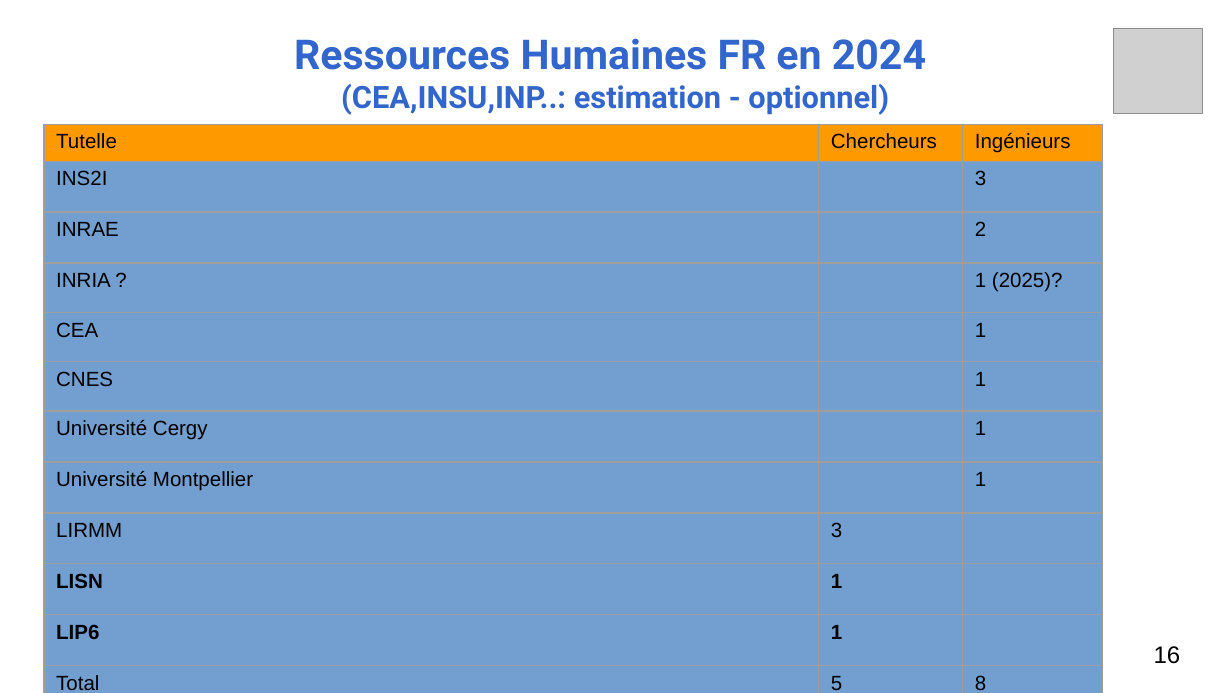
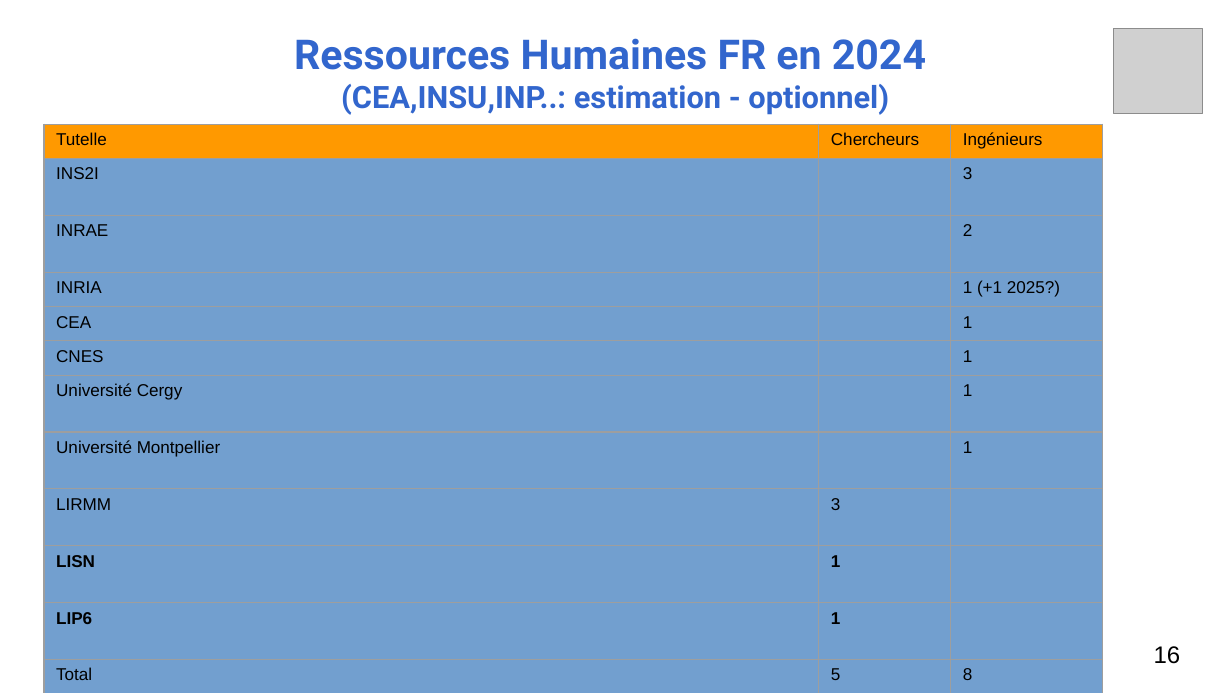
Before and after one commit to fjammes/misc, a slide deck: slide 16 of decalog/decalog-entretien-2024.odp. Drawn at 1232x693 pixels with LibreOffice and Linux fonts; fonts in the diff are those of the drawing; grey boxes stand for pictures. Boxes give left, top, right and bottom in pixels: in the first picture for what was removed or moved away, otherwise in the second. Text is boxed around its words. In the diff, an @@ line names an element or a change of style, - is before the commit and + after.

```diff
--- a/decalog/decalog-entretien-2024.odp
+++ b/decalog/decalog-entretien-2024.odp
@@ table at [44,124,1103,693] @@
-row 4, column 1: INRIA ?
+row 4, column 1: INRIA
-row 4, column 3: 1 (2025)?
+row 4, column 3: 1 (+1 2025?)
@@ size 12 to 10 pt in "Tutelle", "Chercheurs", "Ingénieurs", "INS2I" and 20 more places @@
```
Also in this commit, not shown: 14 other slides changed, 3 other files.
